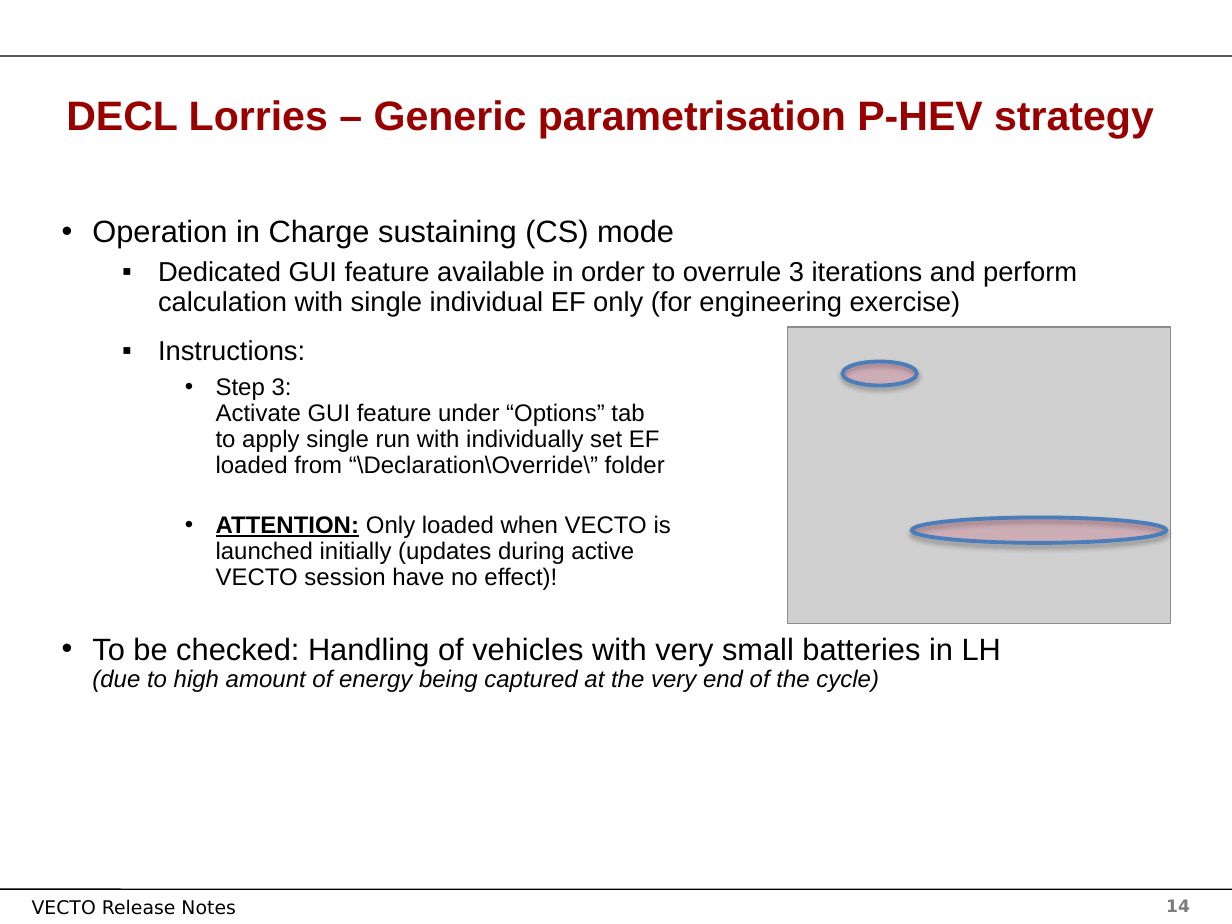
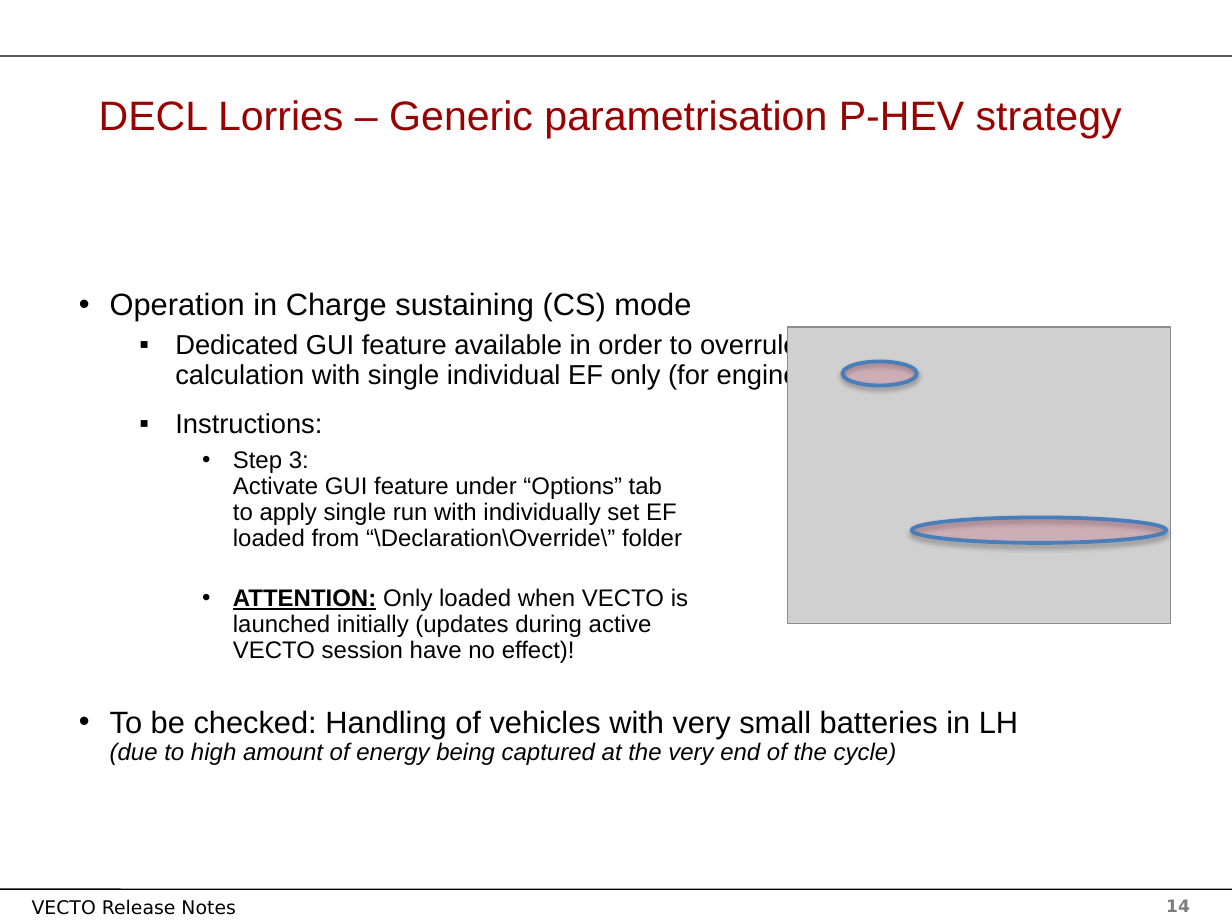
Before and after one commit to tanawadeatharva/BharatVECTO, a slide deck: slide 14 of Documentation/User Manual Source/Release Notes Vecto3.x.pptx. Drawn at 1232x924 pixels with LibreOffice and Linux fonts; fonts in the diff are those of the drawing; grey boxes stand for pictures; background and template pictures are left out. Boxes give left, top, right and bottom in pixels: in the first picture for what was removed or moved away, otherwise in the second. Text is boxed around its words. In the diff, an @@ line names an element or a change of style, - is before the commit and + after.

```diff
--- a/Documentation/User Manual Source/Release Notes Vecto3.x.pptx
+++ b/Documentation/User Manual Source/Release Notes Vecto3.x.pptx
@@ title "DECL Lorries – Generic parametrisation ..." at [99, 100, 1122, 138]: bold off @@
@@ text "Operation in Charge sustaining (CS) ..." rewrapped from [92, 219, 1077, 692] to [110, 292, 1018, 765] @@
```
Also in this commit, not shown: 30 other slides changed.
